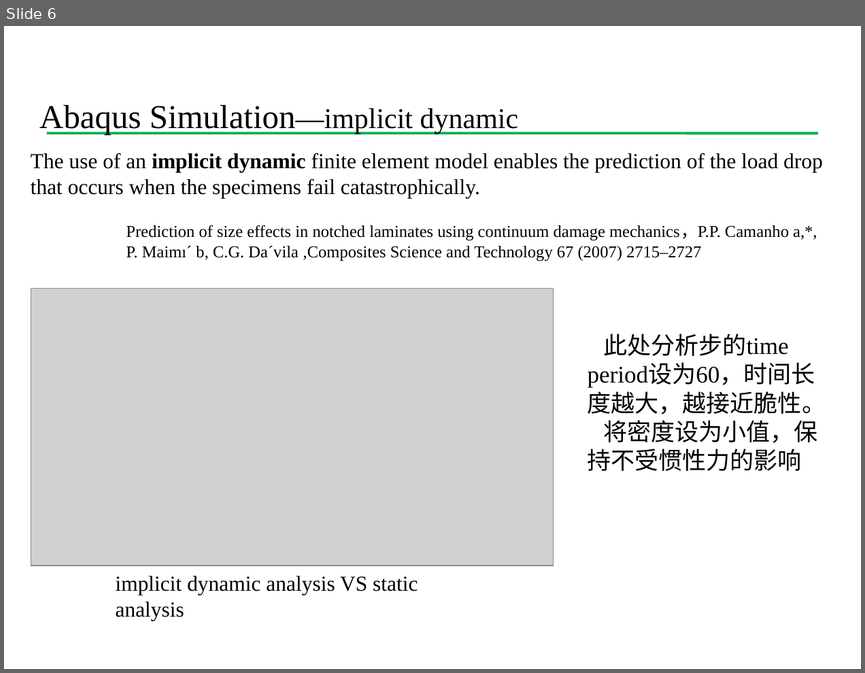
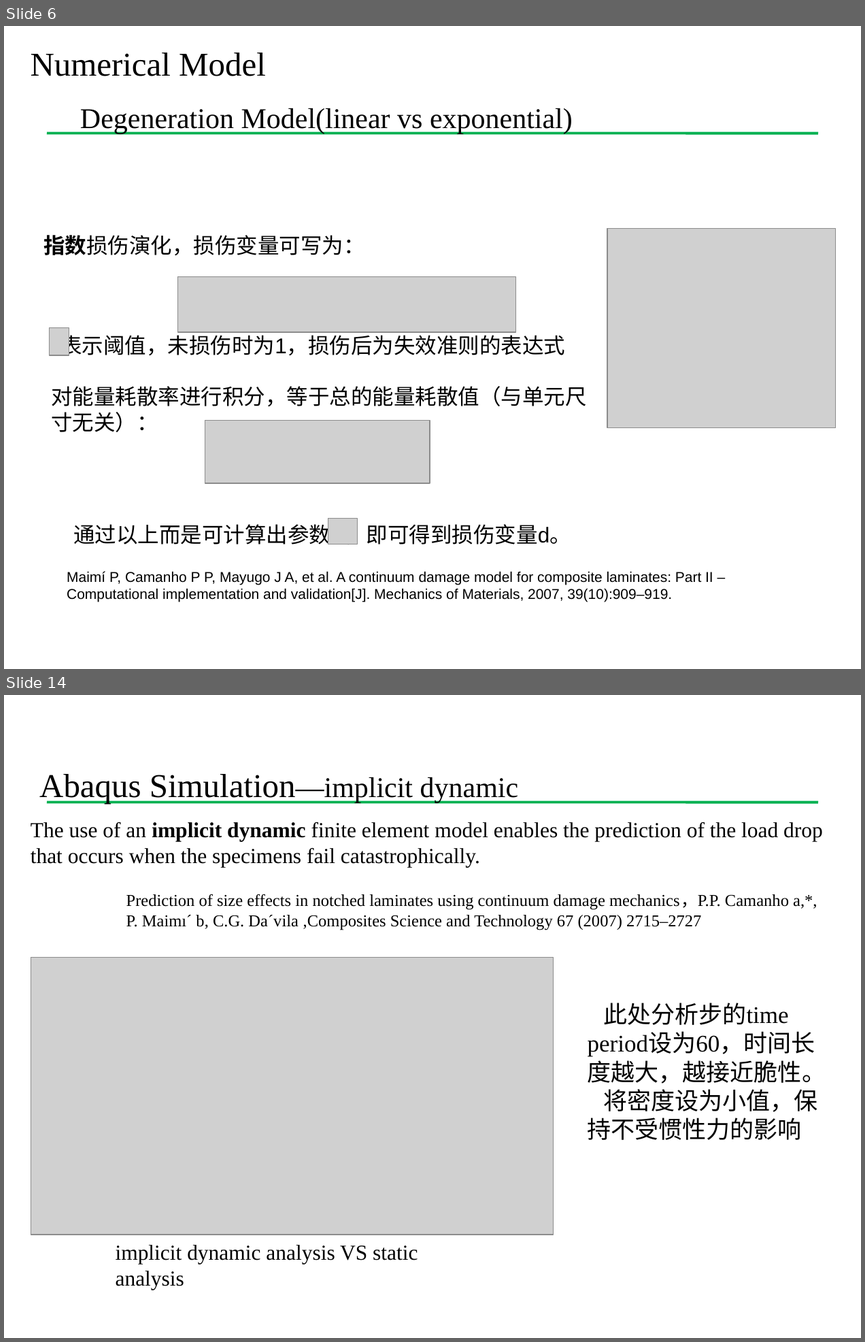
Before and after one commit to Chu2015/UMAThashinlinear4, a slide deck: 组会报告/组会20180110.pptx. Shown one above the other, each under a label of ours: slide 6 before the commit, slides 6 and 14 after it; the slides between them are not shown. The pictures are 865x673 and 865x1342 pixels, drawn with LibreOffice and Linux fonts; fonts in the diff are those of the drawing; grey boxes stand for pictures; background and template pictures are left out. Boxes give left, top, right and bottom in pixels: in the first picture for what was removed or moved away, otherwise in the second. Text is boxed around its words. In the diff, an @@ line names an element or a change of style, - is before the commit and + after.

```diff
--- a/组会报告/组会20180110.pptx
+++ b/组会报告/组会20180110.pptx
@@ slide 6 added at [4,26,861,669], background #FFFFFF; not listed: 1 template element that a slide beside it also shows @@
@@ text added at [31,53,572,134], 24 pt, text #000000 @@
+  Numerical Model
+  Degeneration Model(linear vs exponential)
@@ picture added at [607,228,835,428] @@
@@ text added at [43,235,364,255], 18 pt, text #000000 @@
+指数损伤演化，损伤变量可写为：
@@ picture added at [178,277,516,333] @@
@@ picture added at [50,328,69,355] @@
@@ text added at [51,331,587,432], 18 pt, text #000000 @@
+表示阈值，未损伤时为1，损伤后为失效准则的表达式
+对能量耗散率进行积分，等于总的能量耗散值（与单元尺寸无关）：
@@ picture added at [205,420,430,483] @@
@@ text added at [73,520,571,544], 18 pt, text #000000 @@
+通过以上而是可计算出参数 ，即可得到损伤变量d。
@@ picture added at [328,518,357,543] @@
@@ text added at [67,571,713,602], 12 pt, text #000000 @@
+Maimí P, Camanho P P, Mayugo J A, et al. A continuum damage model for composite laminates: Part II – Computational implementation and validation[J]. Mechanics of Materials, 2007, 39(10):909–919.
@@ what was slide 6 is now slide 14 @@
```
Also in this commit, not shown: 5 slides changed, 8 other slides added, 2 other files.
